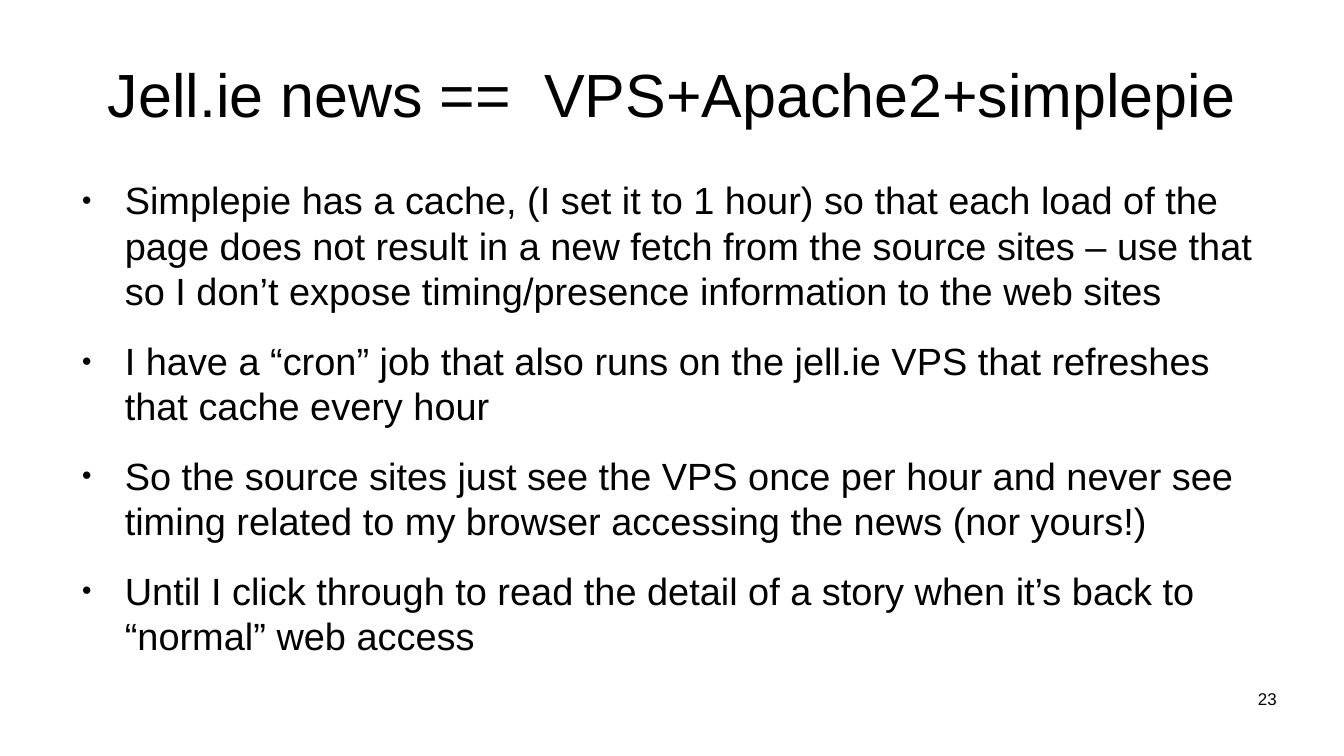
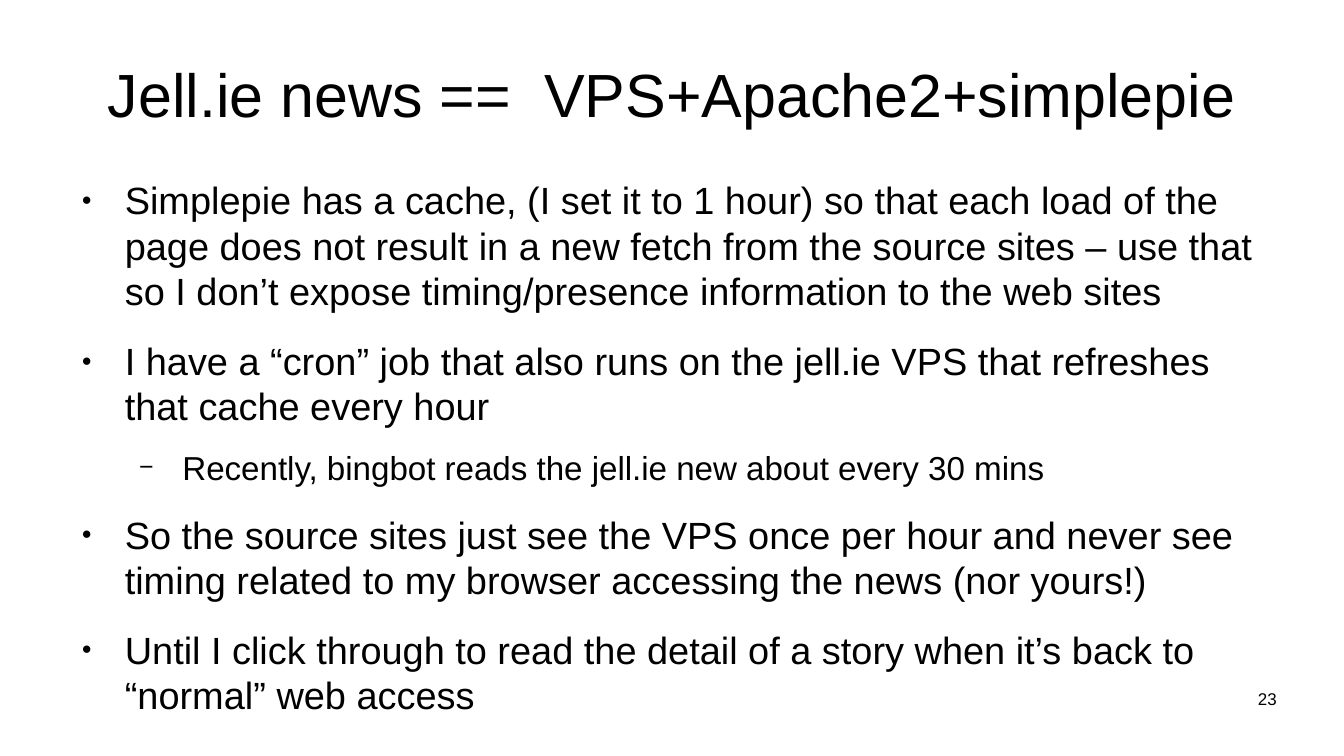
Before and after one commit to sftcd/witidtm, a slide deck: slide 23 of lectures/300-jellie.odp. Drawn at 1344x756 pixels with LibreOffice and Linux fonts; fonts in the diff are those of the drawing. Boxes give left, top, right and bottom in pixels: in the first picture for what was removed or moved away, otherwise in the second. Text is boxed around its words. In the diff, an @@ line names an element or a change of style, - is before the commit and + after.

```diff
--- a/lectures/300-jellie.odp
+++ b/lectures/300-jellie.odp
@@ text at bbox=[182, 456, 1044, 487]: paragraph added @@
+  − Recently, bingbot reads the jell.ie new about every 30 mins
```
Also in this commit, not shown: 1 other file.
